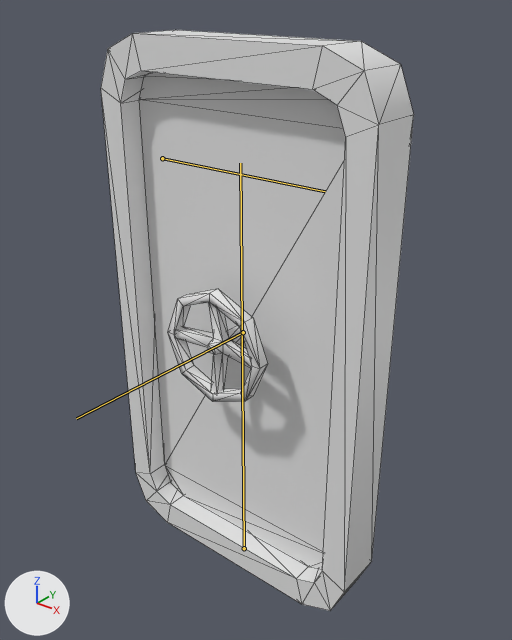
What one commit did to the glTF model tbh/assets/3d/furnitures/mesh/bunker_door.glb.
Camera for both pictures: a 50 mm camera at (1.67, -2.0, 2.48) aimed at (-0.22, 0.37, 1.02). The axes (+X, +Y, +Z) are drawn at lower left. The lights are the same throughout. The bones that bend it are drawn over the model as lines. Mesh edges are drawn as thin lines.

Names of what the first picture shows: 'bunker_door'.
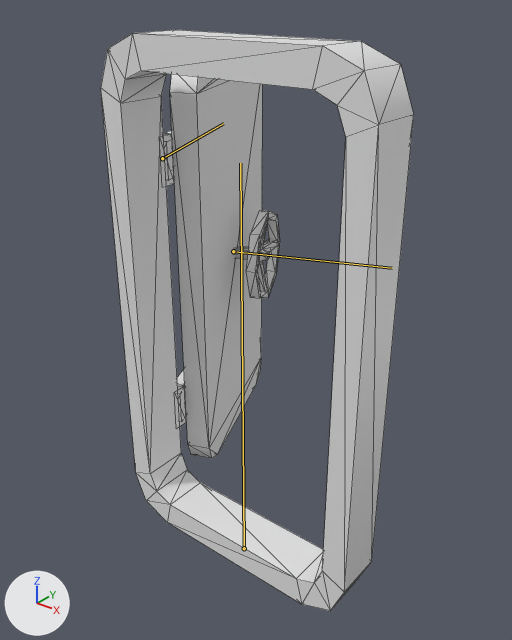
The newer file adds an action. The first version stands in its rest pose; the second is drawn at frame 33 of the action 'open'.

The change, as a list of edits to the scene's bpy script:
```text
Change bone_door:
    where bone_door = bpy.data.objects['door_rigged'].pose.bones['door']  # child of 'root'
    bone_door.rotation_quaternion: (1.0, 0.0, 0.0, 0.0) -> (0.554, -0.832, 0.0, 0.0)  # degrees (0, 0, 0) -> degrees (-113, 0, 0)
```

Boxes [x1, y1, x2, y2] around the edits, measured in the pictures (512 x 640 px):
'bunker_door', posed: [101, 30, 414, 611] in both
bone 'door', root to tip: before (162, 158) to (325, 191); after (162, 158) to (223, 123)
